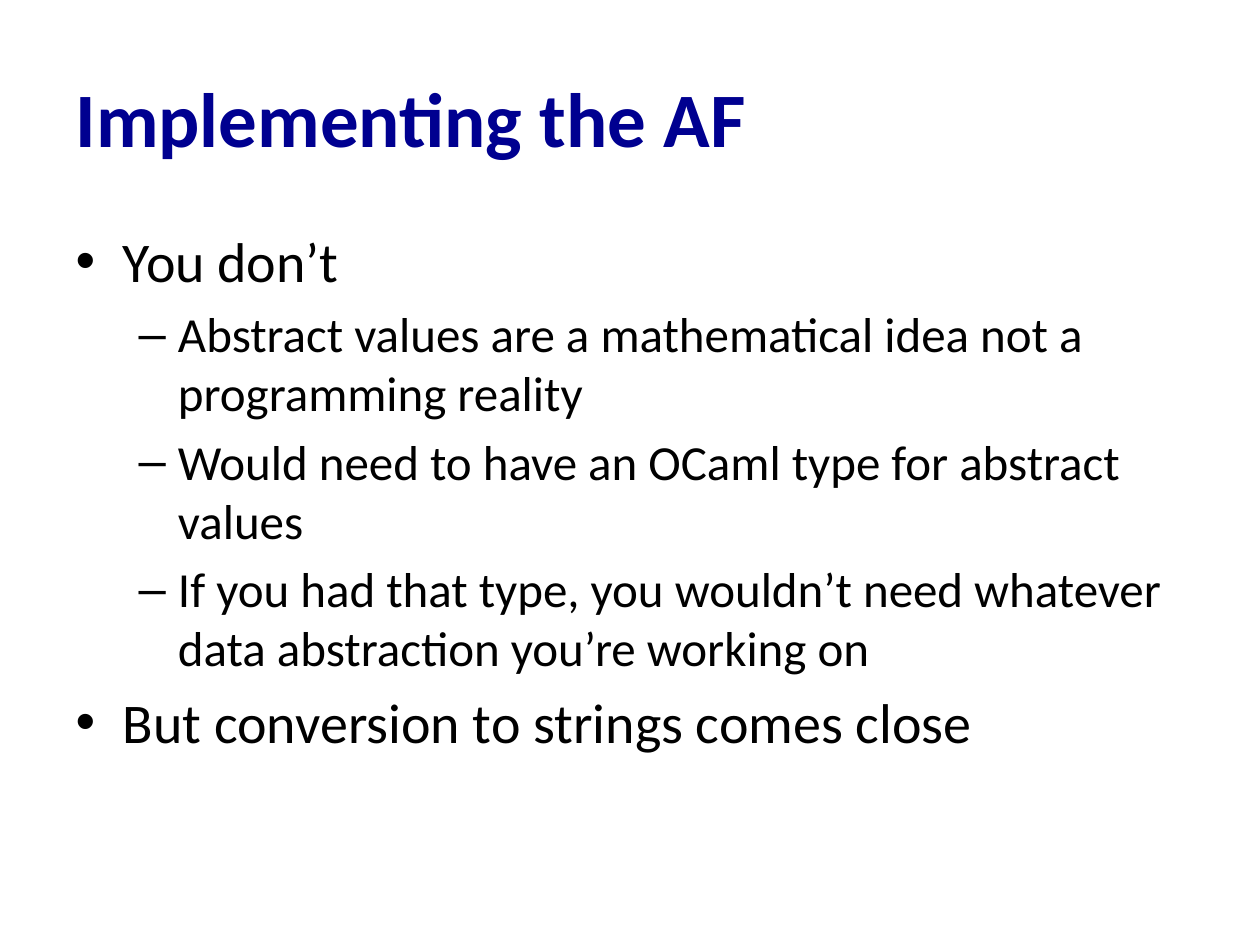
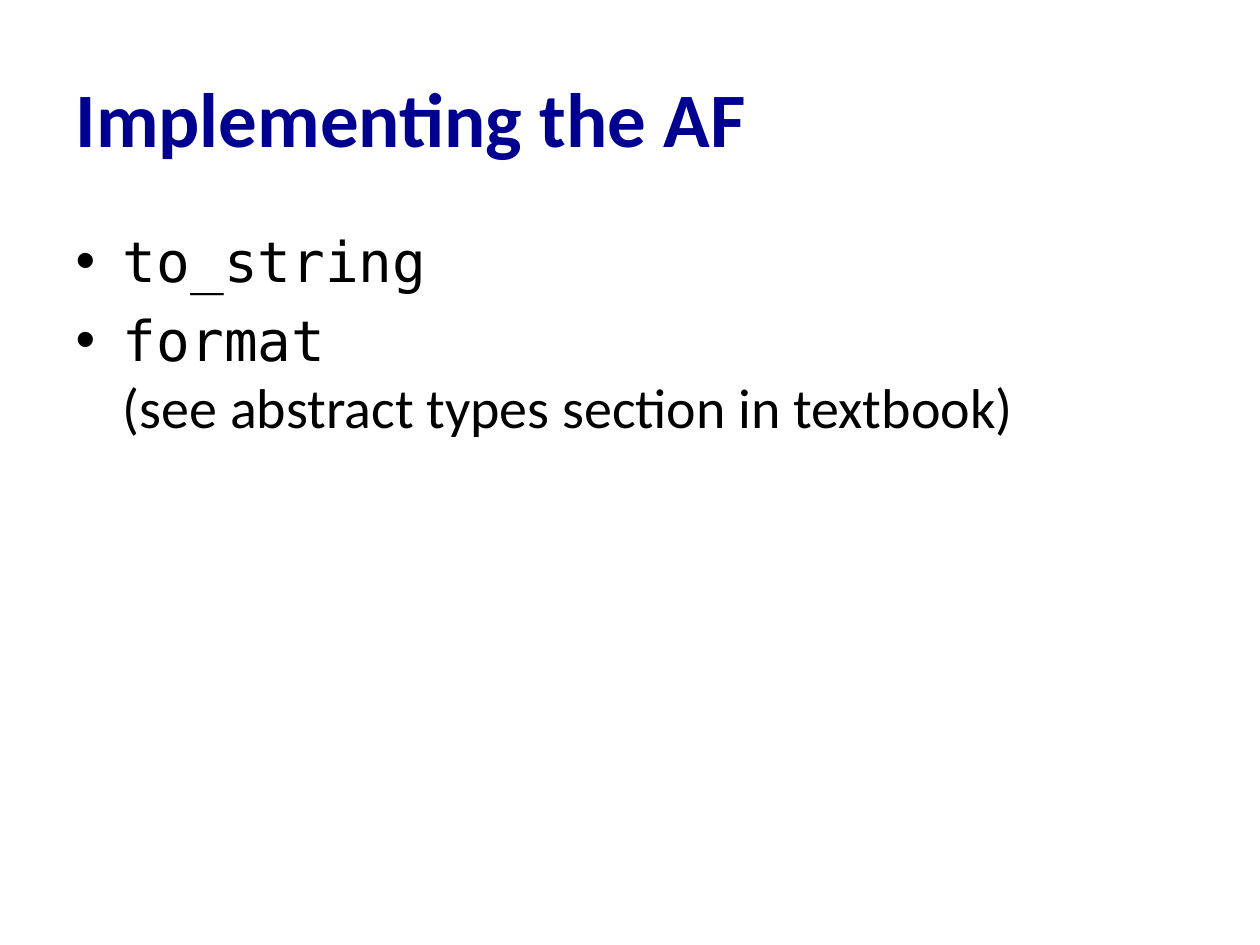
Before and after one commit to cs3110/materials-2019fa, a slide deck: slide 23 of 09-abs-spec/lec.pptx. Drawn at 1260x945 pixels with LibreOffice and Linux fonts; fonts in the diff are those of the drawing. Boxes give left, top, right and bottom in pixels: in the first picture for what was removed or moved away, otherwise in the second. Text is boxed around its words. In the diff, an @@ line names an element or a change of style, - is before the commit and + after.

```diff
--- a/09-abs-spec/lec.pptx
+++ b/09-abs-spec/lec.pptx
@@ text at (x1=123, y1=239, x2=1012, y2=437): text changed; size 28 to 32 pt @@
-• You don’t
-  – Abstract values are a mathematical idea not a programming reality
-  – Would need to have an OCaml type for abstract values
-  – If you had that type, you wouldn’t need whatever data abstraction you’re working on
-• But conversion to strings comes close
+• to_string
+• format
+  (see abstract types section in textbook)
```
Also in this commit, not shown: 1 other slide changed, 1 other file.
